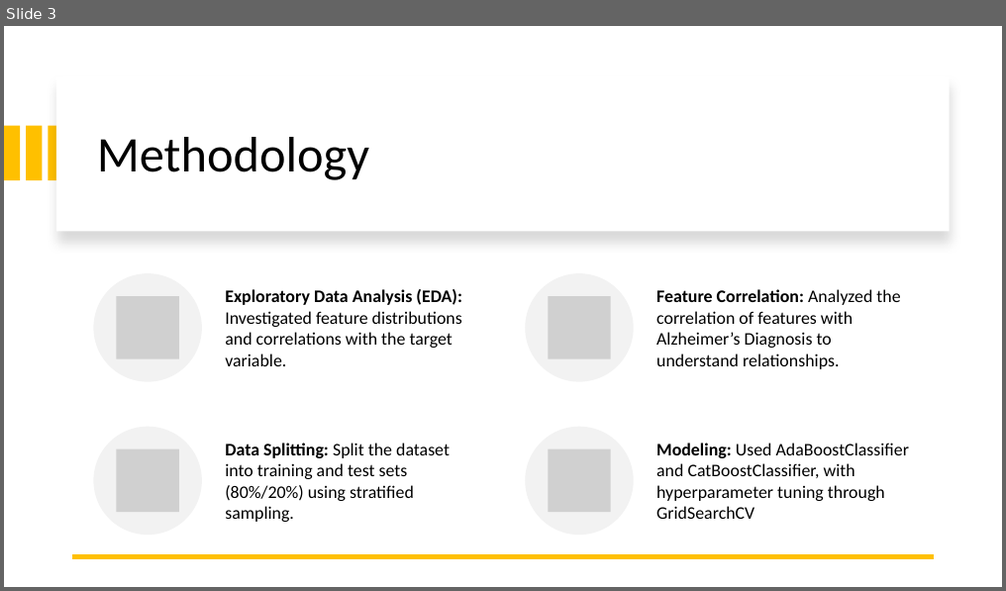
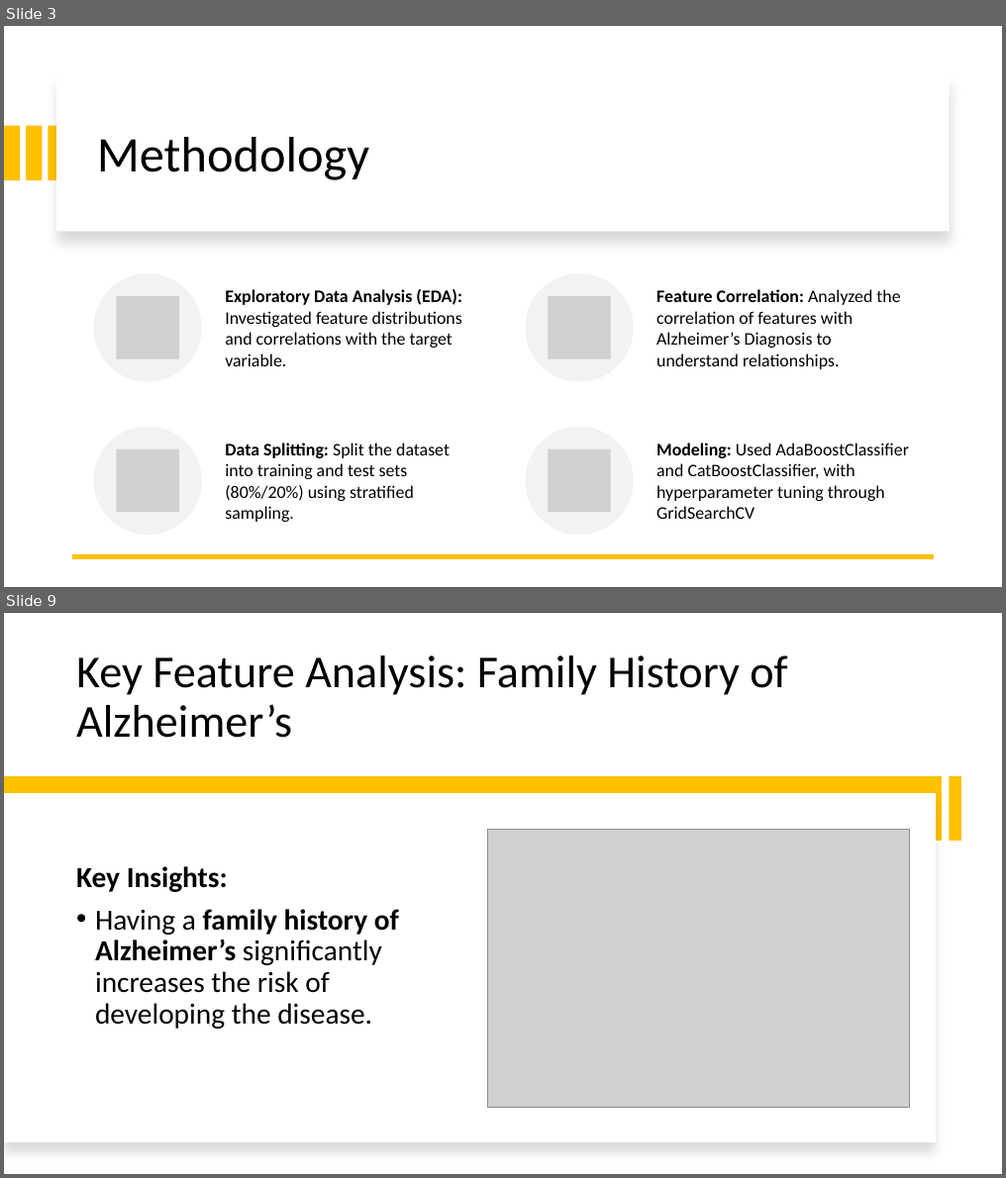
Before and after one commit to ileontios03/EPL448_Project, a slide deck: presentation.pptx. Shown one above the other, each under a label of ours: slide 3 before the commit, slides 3 and 9 after it; the slides between them are not shown. The pictures are 1006x591 and 1006x1178 pixels, drawn with LibreOffice and Linux fonts; fonts in the diff are those of the drawing; grey boxes stand for pictures. Boxes give left, top, right and bottom in pixels: in the first picture for what was removed or moved away, otherwise in the second. Text is boxed around its words. In the diff, an @@ line names an element or a change of style, - is before the commit and + after.

```diff
--- a/presentation.pptx
+++ b/presentation.pptx
@@ slide 9 added at [4,613,1002,1174], background #FFFFFF @@
@@ title added at [76,656,787,738], 44 pt, text #000000 @@
+Key Feature Analysis: Family History of Alzheimer’s
@@ rectangle added at [4,777,943,841], fill #FFC000 @@
@@ rectangle added at [948,777,961,841], fill #FFC000 @@
@@ rectangle added at [4,793,936,1143], fill #FFFFFF @@
@@ picture added at [487,830,909,1108] @@
@@ text added at [76,866,399,1029], 28 pt, text #000000 @@
+Key Insights:
+• Having a family history of Alzheimer’s significantly increases the risk of developing the disease.
```
Also in this commit, not shown: 3 slides changed, 4 other slides added, 6 other files.
